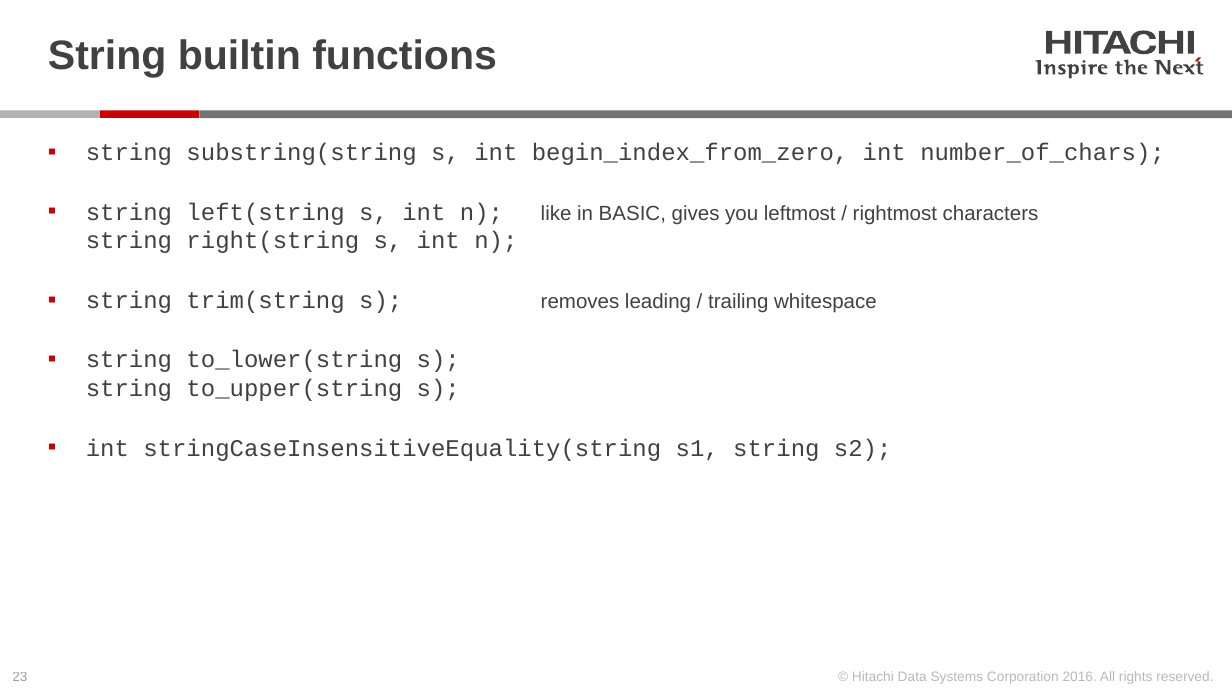
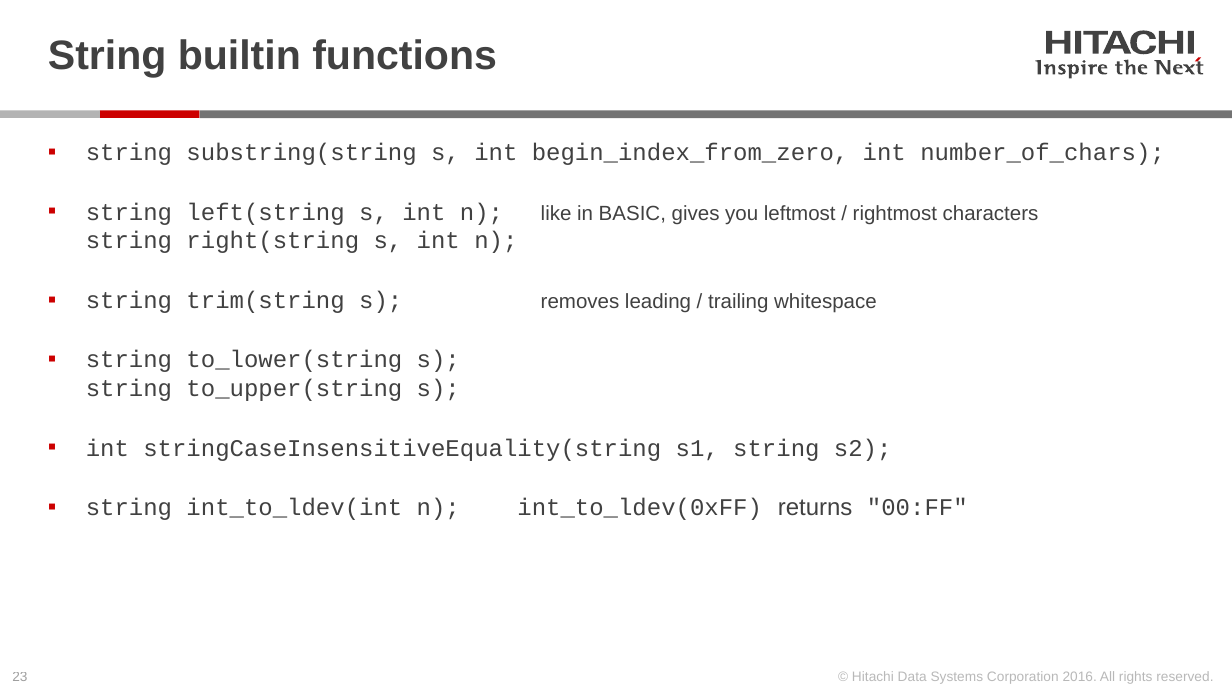
Before and after one commit to Hitachi-Data-Systems/ivy, a slide deck: slide 23 of doc/Programming ivy reference.pptx. Drawn at 1232x693 pixels with LibreOffice and Linux fonts; fonts in the diff are those of the drawing. Boxes give left, top, right and bottom in pixels: in the first picture for what was removed or moved away, otherwise in the second. Text is boxed around its words. In the diff, an @@ line names an element or a change of style, - is before the commit and + after.

Commit message:
update to Programming ivy reference for hex int literals & int_to_ldev() builtin

```diff
--- a/doc/Programming ivy reference.pptx
+++ b/doc/Programming ivy reference.pptx
@@ text at [86,498,968,520]: paragraph added @@
+▪ string int_to_ldev(int n); int_to_ldev(0xFF) returns "00:FF"
```
Also in this commit, not shown: 2 other slides changed, 1 other file.
